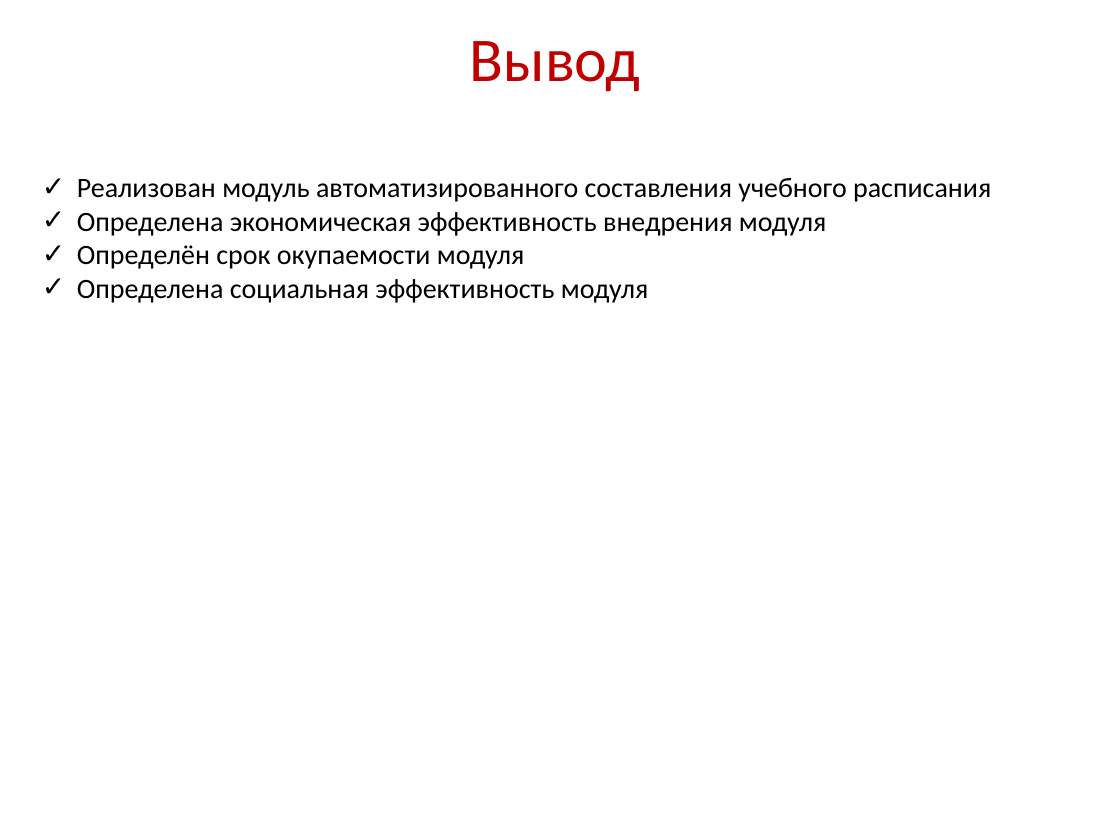
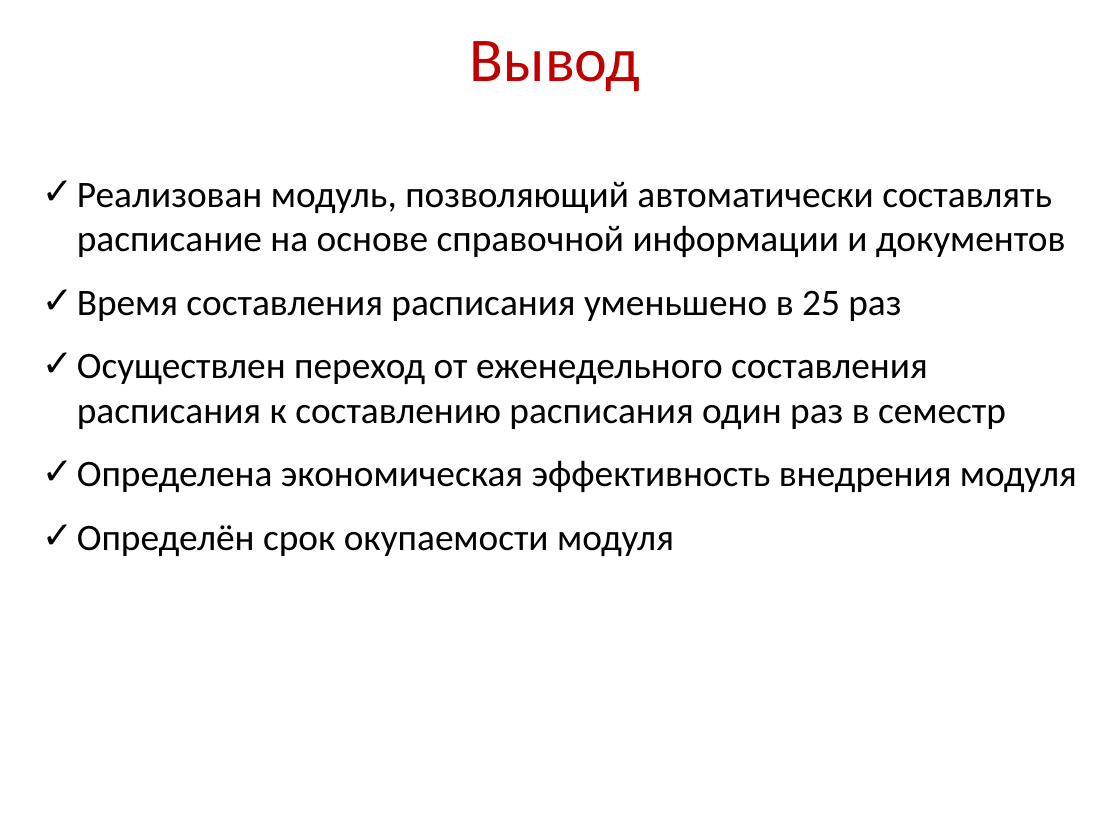
Before and after one commit to rasmushippy/dip, a slide deck: slide 16 of диплом/Презентация к диплому.pptx (slide 15 before the commit). Drawn at 1120x840 pixels with LibreOffice and Linux fonts; fonts in the diff are those of the drawing; background and template pictures are left out. Boxes give left, top, right and bottom in pixels: in the first picture for what was removed or moved away, otherwise in the second. Text is boxed around its words. In the diff, an @@ line names an element or a change of style, - is before the commit and + after.

```diff
--- a/диплом/Презентация к диплому.pptx
+++ b/диплом/Презентация к диплому.pptx
@@ text at (77, 181, 1065, 429): text changed; size 18 to 24 pt @@
-✓ Реализован модуль автоматизированного составления учебного расписания
+✓ Реализован модуль, позволяющий автоматически составлять расписание на основе справочной информации и документов
+✓ Время составления расписания уменьшено в 25 раз
+✓ Осуществлен переход от еженедельного составления расписания к составлению расписания один раз в семестр
@@ text at (77, 279, 649, 303): paragraph removed @@
-✓ Определена социальная эффективность модуля
@@ text at (77, 460, 1077, 556): size 18 to 24 pt in "Определена экономическая эффективность внедрения модуля", "Определён срок окупаемости модуля"; more space between paragraphs @@
```
Also in this commit, not shown: 5 other slides changed, 9 slides added, 8 slides removed, 7 other files.
